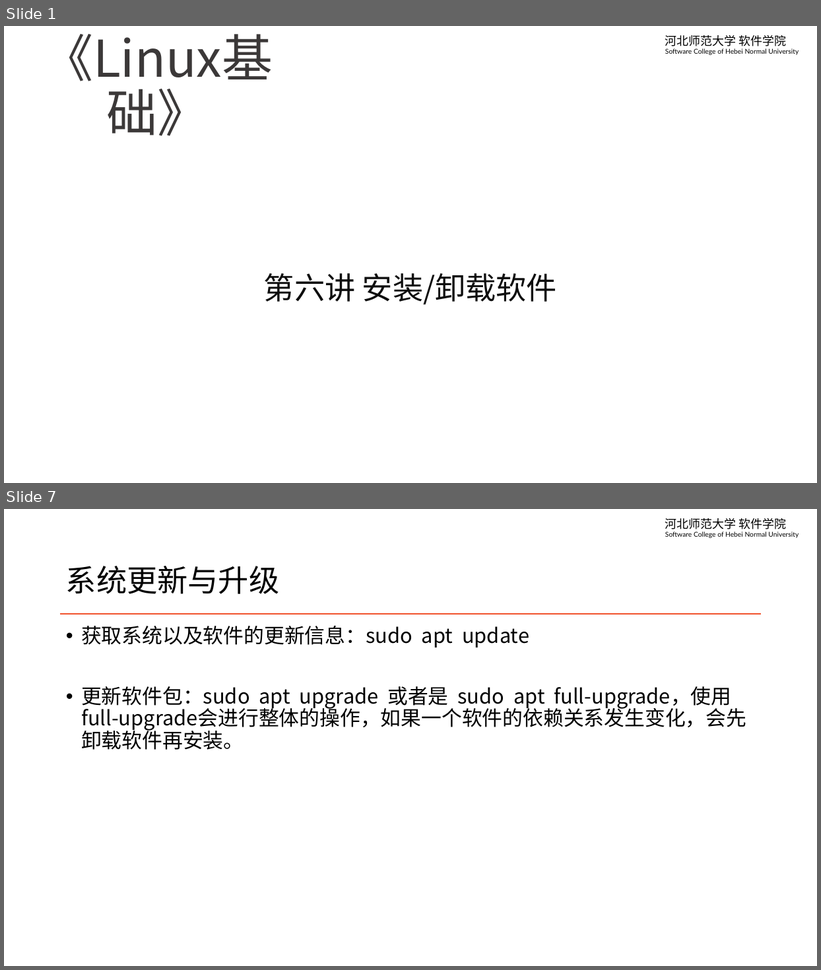
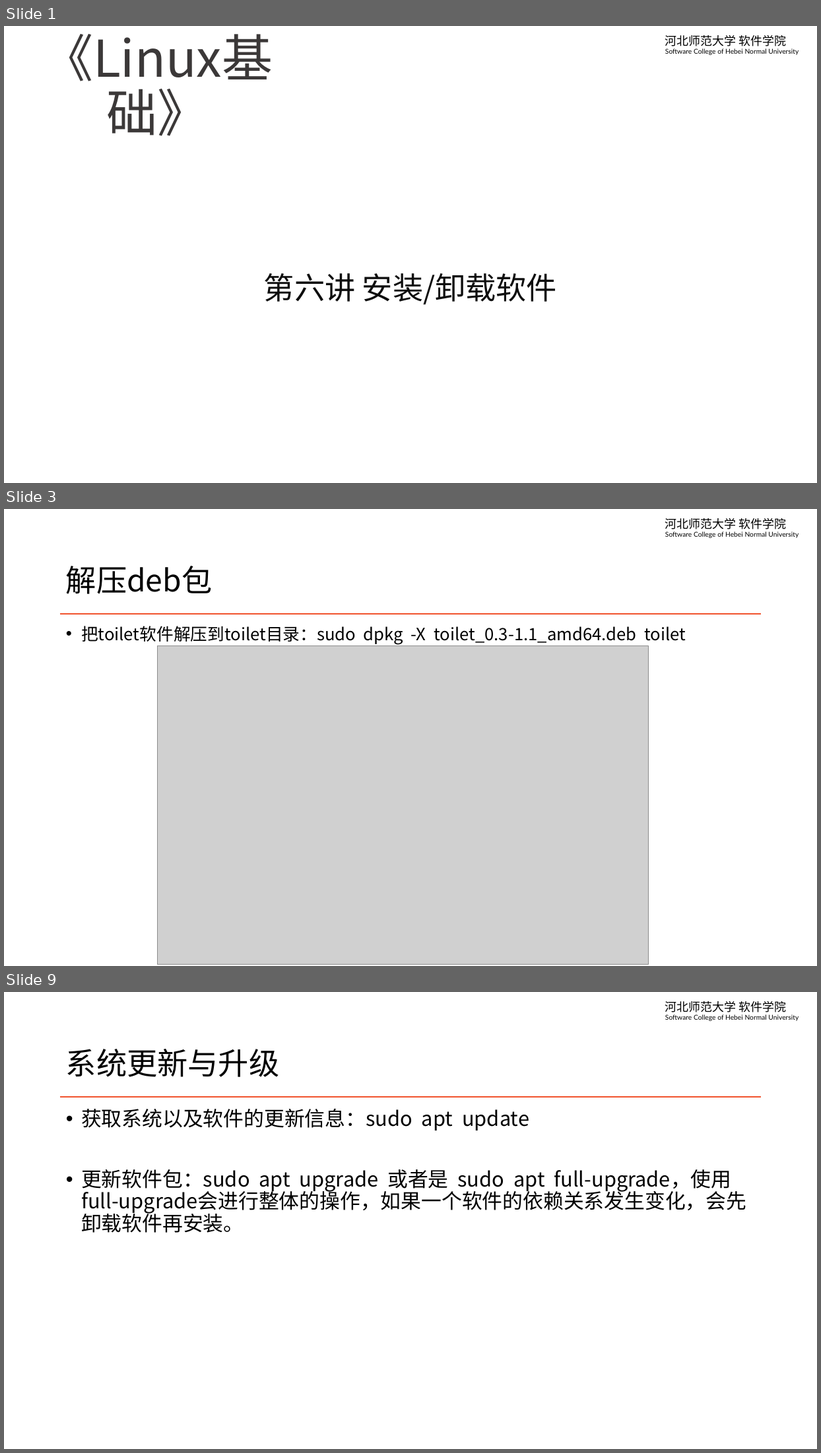
Before and after one commit to edu2act/course-linux-system, a slide deck: materials/slides/ch06-install-and-uninstall-software.pptx. Shown one above the other, each under a label of ours: slides 1 and 7 before the commit, slides 1, 3 and 9 after it; the slides between them are not shown. The pictures are 821x970 and 821x1453 pixels, drawn with LibreOffice and Linux fonts; fonts in the diff are those of the drawing; grey boxes stand for pictures; background and template pictures are left out. Boxes give left, top, right and bottom in pixels: in the first picture for what was removed or moved away, otherwise in the second. Text is boxed around its words. In the diff, an @@ line names an element or a change of style, - is before the commit and + after.

```diff
--- a/materials/slides/ch06-install-and-uninstall-software.pptx
+++ b/materials/slides/ch06-install-and-uninstall-software.pptx
@@ slide 3 added at bbox=[4, 509, 817, 966], background #FFFFFF; not listed: 2 template elements that a slide beside it also shows @@
@@ title added at bbox=[66, 566, 212, 594], 36 pt, text #000000 @@
+解压deb包
@@ text added at bbox=[81, 626, 686, 644], 20 pt, text #000000 @@
+• 把toilet软件解压到toilet目录：sudo dpkg -X toilet_0.3-1.1_amd64.deb toilet
@@ picture added at bbox=[157, 646, 649, 964] @@
@@ what was slide 7 is now slide 9 @@
```
Also in this commit, not shown: 5 slides changed, 2 other slides added, 1 other file.
